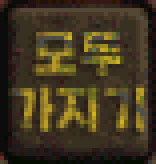
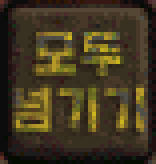
Layers edited between the first and the second (156, 164) image:
renamed "모두 가지기" to "모두 넘기기", painted on it over box(8, 84, 88, 132)
